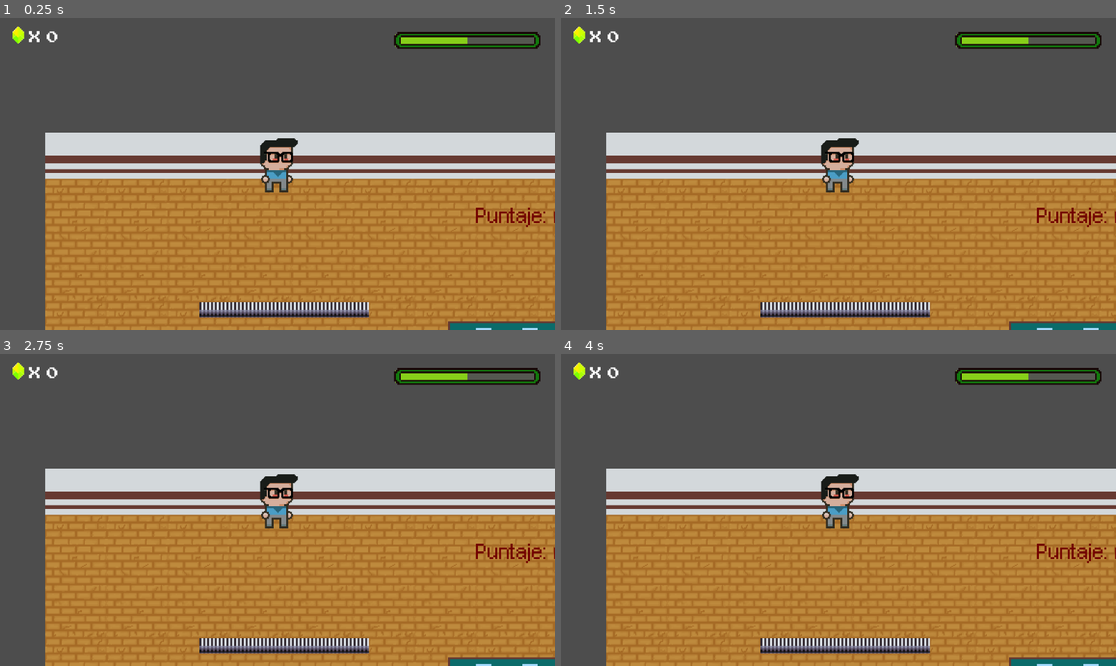
Above: before the commit, frames 1-4 (two rows, left to right).
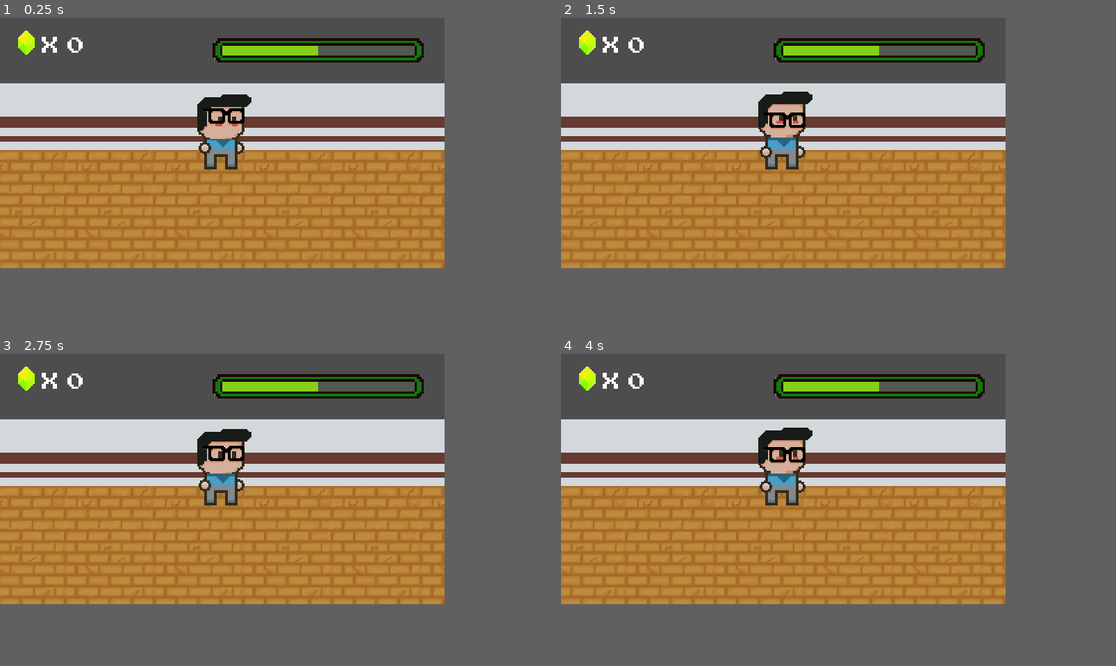
Above: after the commit, the same moments.

Repository: Chrissar19/AulaByte
Game: Godot game, scene res://escenas/escena_01.tscn
Same seed, same stepped clock (60 frames per second), same inputs: the game is played once before the commit and once after it. Sound files missing from this copy of the repository are replaced by a short silence.
Inputs:
- Up to frame 1 (0.25 s): no input
- Up to frame 2 (1.5 s): tap Enter at 0.5 s; hold Right (derecha) from 0.53 s (still down); tap Space (saltar) at 0.77 s
- Up to frame 3 (2.75 s): tap Space (saltar) at 1.52 s; release Right (derecha) at 2.03 s; hold Left (izquierda) from 2.03 s (still down)
- Up to frame 4 (4 s): tap Space (saltar) at 2.75, 3.02, 3.77 s; release Left (izquierda) at 2.78 s; hold Right (derecha) from 2.78 s (still down)
In our replay, the window is 799x449 before the commit and 640x360 after it. These sizes can differ from the game's own. Grey fills any space a smaller window leaves; there, only what the larger window draws over its background counts as a difference.

The runs differ from the first frame. In frame 1, 60% of the frame differs, in the area x 0-100%, y 2-100%; in frame 2, 60%; in frame 3, 60%; in frame 4, 60%.
Error after the commit: Invalid access to property or key 'name' on a base object of type 'null instance'. (res://scripts/state_machine/state_machine.gd:29)

Commit message:
Maquina de estados Player
Se creo una maquina de estados simple para el player

Diff:
--- a/AulaByte/escenas/player.tscn
+++ b/AulaByte/escenas/player.tscn
@@ -1,12 +1,10 @@
-[gd_scene load_steps=38 format=3 uid="uid://clkfnjqcilagi"]
+[gd_scene load_steps=36 format=3 uid="uid://clkfnjqcilagi"]
 
 [ext_resource type="Script" uid="uid://oybhdjrs5i3e" path="res://scripts/player.gd" id="1_kkt6c"]
 [ext_resource type="Texture2D" uid="uid://dpyuo5qcw8tda" path="res://recursos/sprites/Personajes/Jojoa Sheet.png" id="2_kkt6c"]
 [ext_resource type="AudioStream" uid="uid://cq2m6678f6s85" path="res://recursos/sounds/jump.wav" id="3_j7xnp"]
 [ext_resource type="Script" uid="uid://cjdk4pt3uhhct" path="res://scripts/scr_salto.gd" id="3_k4kro"]
-[ext_resource type="Script" uid="uid://bqpe3evgoown7" path="res://scripts/state_machine/state_machine.gd" id="5_6nxto"]
-[ext_resource type="Script" uid="uid://clkye2iwg3rgq" path="res://scripts/player_states/player_state_idle.gd" id="6_t3yu4"]
-[ext_resource type="Script" uid="uid://ch1hrqip34o42" path="res://scripts/player_states/player_state_move.gd" id="7_kjc71"]
+[ext_resource type="PackedScene" uid="uid://cn3lo0ihr0x4w" path="res://escenas/state_machine.tscn" id="5_6nxto"]
 
 [sub_resource type="AtlasTexture" id="AtlasTexture_kkt6c"]
 atlas = ExtResource("2_kkt6c")
@@ -264,15 +262,4 @@
 
 [node name="tmBufferSalto" type="Timer" parent="scrSalto"]
 
-[node name="StateMachine" type="Node" parent="."]
-script = ExtResource("5_6nxto")
-estado_inicial = NodePath("PlayerStateIdle")
-ACTIVAR_HISTORIAL = true
-IMPRIMIR_HISTORIAL = true
-metadata/_custom_type_script = "uid://bqpe3evgoown7"
-
-[node name="PlayerStateIdle" type="Node" parent="StateMachine"]
-script = ExtResource("6_t3yu4")
-
-[node name="PlayerStateMove" type="Node" parent="StateMachine"]
-script = ExtResource("7_kjc71")
+[node name="StateMachine" parent="." instance=ExtResource("5_6nxto")]
--- /dev/null
+++ b/AulaByte/escenas/state_machine.tscn
@@ -0,0 +1,18 @@
+[gd_scene load_steps=4 format=3 uid="uid://cn3lo0ihr0x4w"]
+
+[ext_resource type="Script" uid="uid://bqpe3evgoown7" path="res://scripts/state_machine/state_machine.gd" id="1_ab00s"]
+[ext_resource type="Script" uid="uid://clkye2iwg3rgq" path="res://scripts/states/player_state_idle.gd" id="2_g7kee"]
+[ext_resource type="Script" uid="uid://ch1hrqip34o42" path="res://scripts/states/player_state_walk.gd" id="3_kcslu"]
+
+[node name="StateMachine" type="Node"]
+script = ExtResource("1_ab00s")
+estado_inicial = NodePath("PlayerStateIdle")
+ACTIVAR_HISTORIAL = true
+IMPRIMIR_HISTORIAL = true
+metadata/_custom_type_script = "uid://bqpe3evgoown7"
+
+[node name="PlayerStateIdle" type="Node" parent="."]
+script = ExtResource("2_g7kee")
+
+[node name="PlayerStateMove" type="Node" parent="."]
+script = ExtResource("3_kcslu")
--- a/AulaByte/project.godot
+++ b/AulaByte/project.godot
@@ -18,6 +18,13 @@
 [autoload]
 
 Musica="*res://escenas/musica.tscn"
+
+[display]
+
+window/size/viewport_width=640
+window/size/viewport_height=360
+window/stretch/mode="viewport"
+window/stretch/aspect="expand"
 
 [input]
 
--- /dev/null
+++ b/AulaByte/scripts/objects/player_animations.gd
@@ -0,0 +1,10 @@
+extends Resource
+class_name PlayerAnimations
+
+#--SE PONDRA EL NOMBRE DE LAS ANIMACIONES
+
+var jojoa_idle_no = "JojoaIdleNo"
+var jojoa_walk_no = "JojoaWalkNo"
+var jojoa_push_no = "JojoaPushNo"
+var jojoa_up_no = "JojoaUpNo"
+var jojoa_down_no = "JojoaDownNo"
--- a/AulaByte/scripts/player.gd
+++ b/AulaByte/scripts/player.gd
@@ -1,3 +1,8 @@
 extends CharacterBody2D
+class_name Player
 
-class_name Player
+#--AGREGAR LAS VARIABLES A ESTE NODO PARA QUE SEAN VARIABLES GLOBALES EN LA MAQUINA DE ESTADOS
+@onready var state_machine: StateMachine = $StateMachine
+var states: PlayerStates = PlayerStates.new()
+@onready var animation_player: AnimatedSprite2D = $AnimatedSprite2D
+var animations: PlayerAnimations = PlayerAnimations.new()
--- a/AulaByte/scripts/player_states/player_state_idle.gd
+++ /dev/null
@@ -1,9 +0,0 @@
-extends PlayerState #--SE CAMBIA SIEMPRE EL extends a PlayerState de todos los estados
-
-func enter():
-	print("Estado Idle")
-
-#--Cambiar de estado Idle a estado Move
-func process(_delta):
-	if Input.is_action_pressed("derecha"):
-		state_machine.cambiar_a("PlayerStateMove")
--- a/AulaByte/scripts/player_states/player_state_move.gd
+++ /dev/null
@@ -1,9 +0,0 @@
-extends PlayerState
-
-func enter():
-	print("Este es el estado Move")
-
-#--Cambiar de estado Move a estado Idle
-func process(_delta):
-	if Input.is_action_pressed("izquierda"):
-		state_machine.cambiar_a("PlayerStateIdle")
--- a/AulaByte/scripts/state_machine/state_machine.gd
+++ b/AulaByte/scripts/state_machine/state_machine.gd
@@ -3,7 +3,7 @@
 
 class_name StateMachine
 
-#--El nodo principal seria el nodo player, se conecta mediante el owner
+#--Se obtiene el nodo principal de la Escena, en este caso el nodo Player
 @onready var nodo_de_control = self.owner
 
 #-- SE CONECTA LA MAQUINA CON LOS ESTADOS--
@@ -30,7 +30,7 @@
 
 	#--TODOS LOS ESTADOS DEBEN TENER LA VARIABLE NODE
 	#--Se agrega este nodo al nodo Player para controlas los nodos hijos
-	estado.node = nodo_de_control
+	estado.node = nodo_de_control #--Se guarda el estado del nodo principal
 
 	estado_historial()
 
--- a/AulaByte/scripts/player_states/player_state.gd
+++ b/AulaByte/scripts/states/player_state.gd
@@ -14,5 +14,9 @@
 
 var player: Player
 
+#--ESTA FUNCION SOBREESCRIBE LA FUNCION ready
 func enter():
 	pass
+
+func actualizar_animacion(nueva_animacion: String):
+	player.animation_player.play(nueva_animacion)
--- /dev/null
+++ b/AulaByte/scripts/states/player_state_idle.gd
@@ -0,0 +1,11 @@
+extends PlayerState #--SE CAMBIA SIEMPRE EL extends a PlayerState de todos los estados
+
+func enter():
+	print("Estado Idle")
+	#player.animation_player.play(player.animations.jojoa_idle_no)
+	actualizar_animacion(player.animations.jojoa_idle_no)
+#--Cambiar de estado Idle a estado Move
+func process(_delta):
+	if Input.is_action_pressed("derecha"):
+		#-- NO AGREGAR CODIGO DESPUES DE CAMBIAR DE ESTADO (state_machine.cambiar a) POR QUE NO SE EJECUTARA
+		state_machine.cambiar_a(player.states._walk)
--- /dev/null
+++ b/AulaByte/scripts/states/player_state_walk.gd
@@ -0,0 +1,10 @@
+extends PlayerState #--SE CAMBIA SIEMPRE EL extends a PlayerState DE TODOS LOS ESTADOS
+
+func enter():
+	print("Este es el estado Move")
+
+#--Cambiar de estado Move a estado Idle
+func process(_delta):
+	if Input.is_action_pressed("izquierda"):
+#-- NO AGREGAR CODIGO DESPUES DE CAMBIAR DE ESTADO (state_machine.cambiar a) POR QUE NO SE EJECUTARA
+		state_machine.cambiar_a(player.states._idle)
--- /dev/null
+++ b/AulaByte/scripts/states/player_states.gd
@@ -0,0 +1,5 @@
+extends Resource
+class_name PlayerStates
+
+var _idle = "PlayerStateIdle"
+var _walk = "PlayerStateWalk"
Not shown, added: AulaByte/scripts/objects/player_animations.gd.uid
Renamed: AulaByte/scripts/player_states/player_state.gd.uid -> AulaByte/scripts/states/player_state.gd.uid
Renamed: AulaByte/scripts/player_states/player_state_idle.gd.uid -> AulaByte/scripts/states/player_state_idle.gd.uid
Renamed: AulaByte/scripts/player_states/player_state_move.gd.uid -> AulaByte/scripts/states/player_state_walk.gd.uid
Not shown, added: AulaByte/scripts/states/player_states.gd.uid
